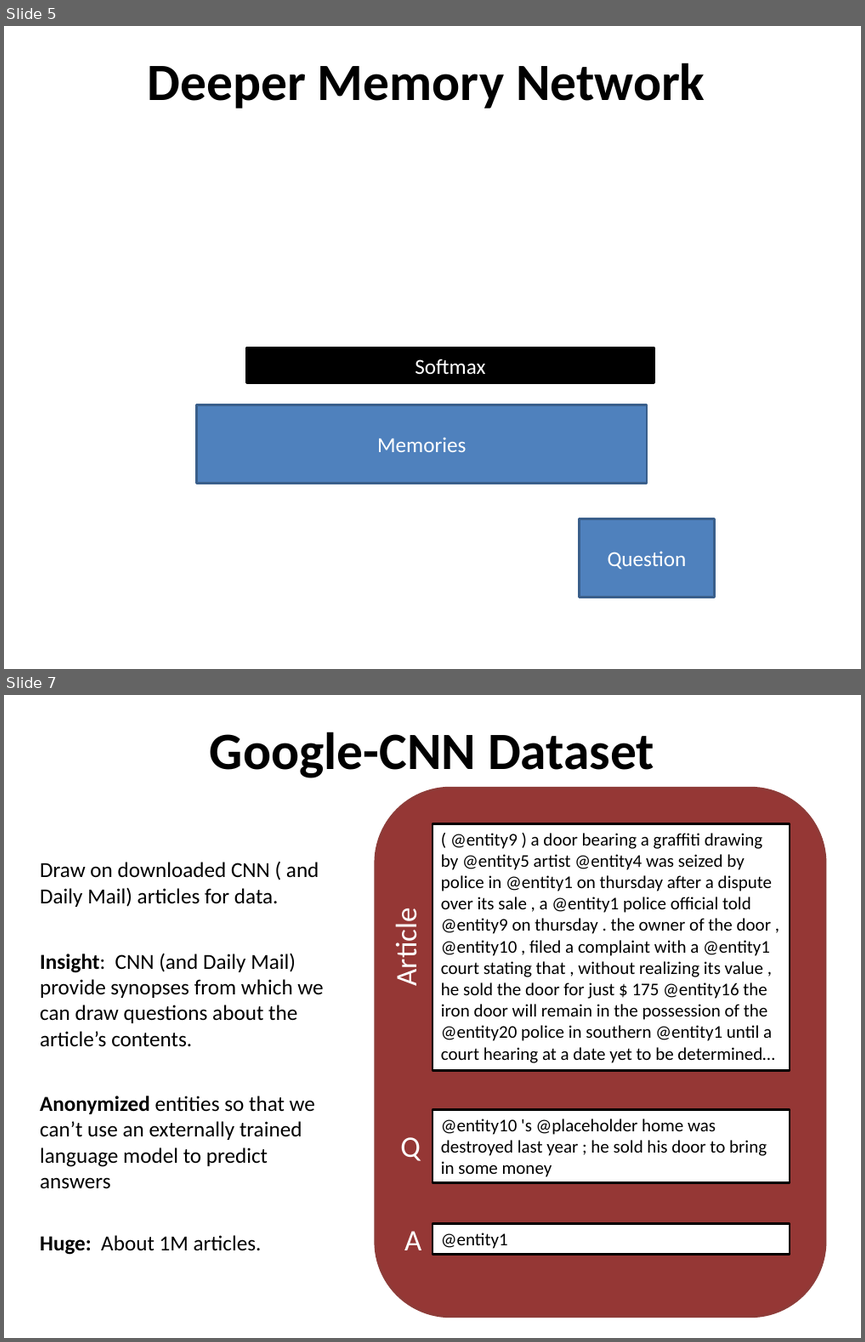
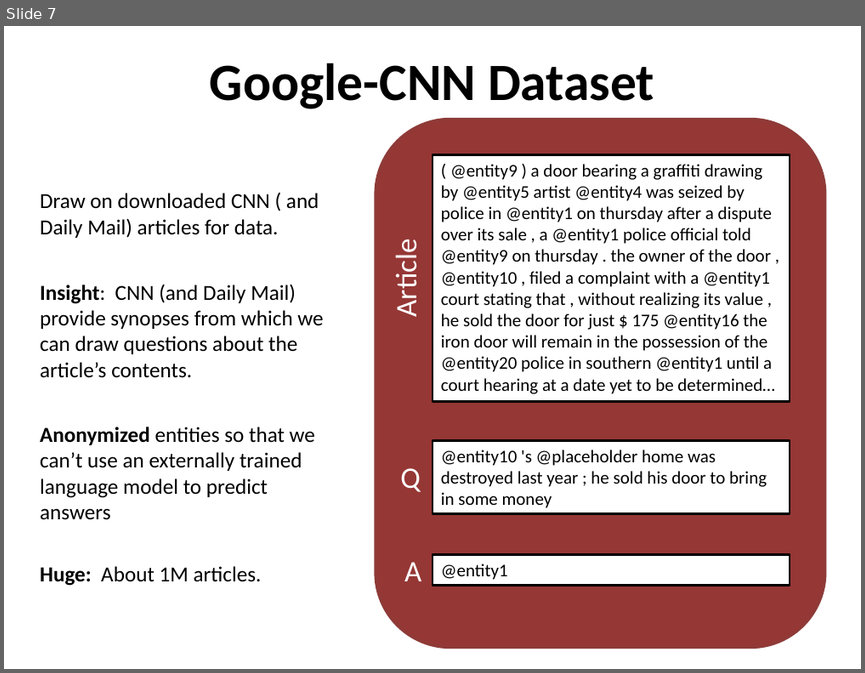
Before and after one commit to danstrawser/Nlp2Commands, a slide deck: Presentation/PresentationPPT.pptx. Shown one above the other, each under a label of ours: slides 5 and 7 before the commit, slide 7 after it; the slides between them are not shown. The pictures are 865x1342 and 865x673 pixels, drawn with LibreOffice and Linux fonts; fonts in the diff are those of the drawing. Boxes give left, top, right and bottom in pixels: in the first picture for what was removed or moved away, otherwise in the second. Text is boxed around its words. In the diff, an @@ line names an element or a change of style, - is before the commit and + after.

```diff
--- a/Presentation/PresentationPPT.pptx
+++ b/Presentation/PresentationPPT.pptx
@@ slide 5 removed at box(4, 26, 861, 669), background #FFFFFF @@
@@ title removed at box(147, 63, 704, 108) @@
-Deeper Memory Network
@@ rectangle removed at box(246, 347, 653, 383) @@
-Softmax
@@ rectangle removed at box(197, 405, 647, 483) @@
-Memories
@@ rectangle removed at box(579, 519, 715, 597) @@
-Question
```
Also in this commit, not shown: 7 slides changed, 4 slides added, 1 other slide removed, 3 other files.
